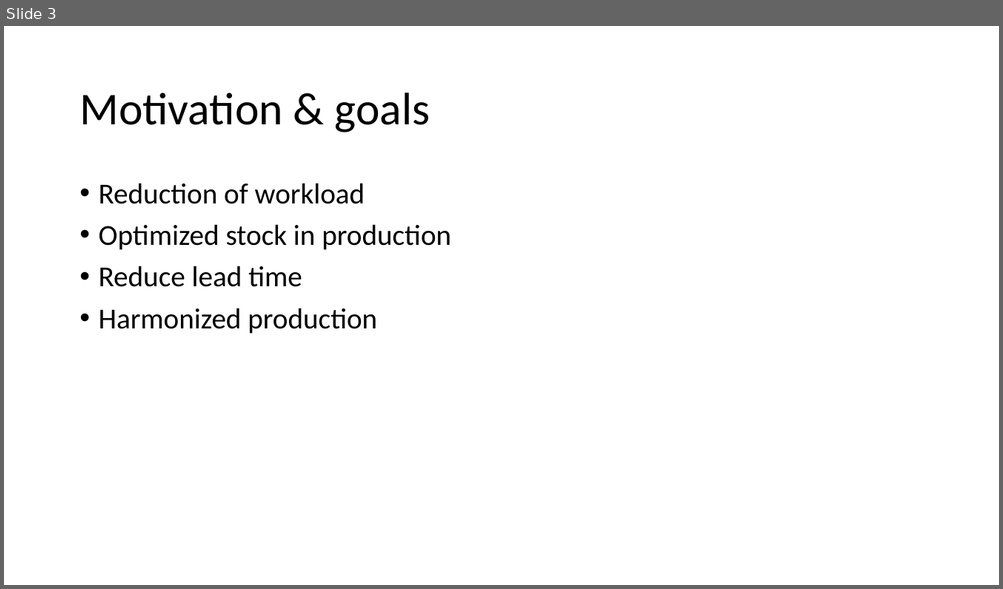
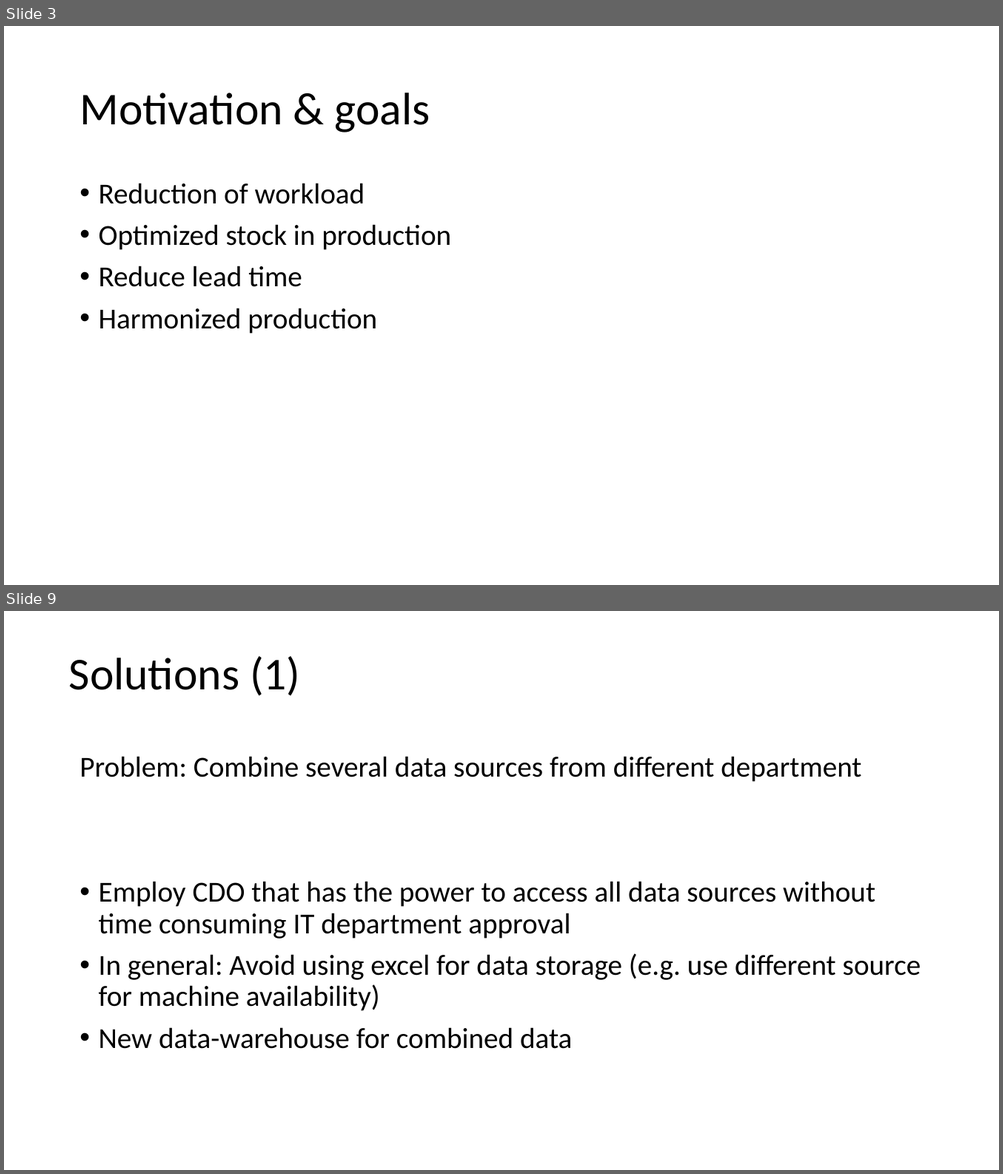
Before and after one commit to AndreasNeuhierl/InnoMgmt, a slide deck: desandere.pptx. Shown one above the other, each under a label of ours: slide 3 before the commit, slides 3 and 9 after it; the slides between them are not shown. The pictures are 1003x589 and 1003x1174 pixels, drawn with LibreOffice and Linux fonts; fonts in the diff are those of the drawing. Boxes give left, top, right and bottom in pixels: in the first picture for what was removed or moved away, otherwise in the second. Text is boxed around its words. In the diff, an @@ line names an element or a change of style, - is before the commit and + after.

```diff
--- a/desandere.pptx
+++ b/desandere.pptx
@@ slide 9 added at (4, 611, 999, 1170), background #FFFFFF @@
@@ text added at (69, 656, 300, 696), 44 pt, text #000000 @@
+Solutions (1)
@@ text added at (79, 756, 921, 1049), 28 pt, text #000000 @@
+Problem: Combine several data sources from different department
+• Employ CDO that has the power to access all data sources without time consuming IT department approval
+• In general: Avoid using excel for data storage (e.g. use different source for machine availability)
+• New data-warehouse for combined data
```
Also in this commit, not shown: 1 slide changed, 7 other slides added.
